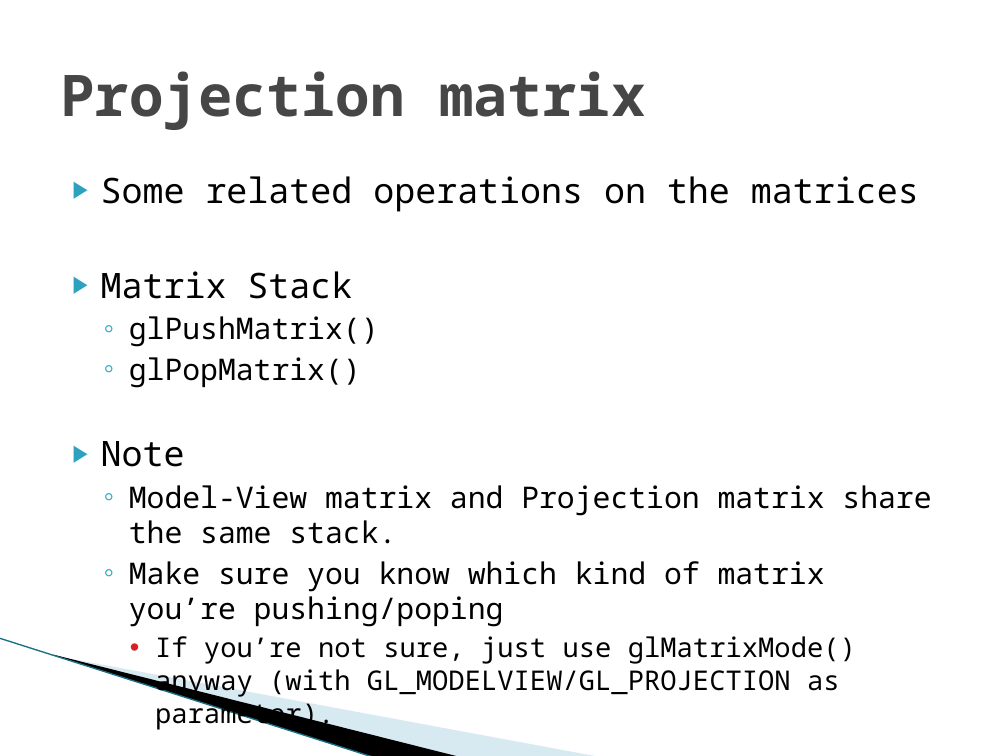
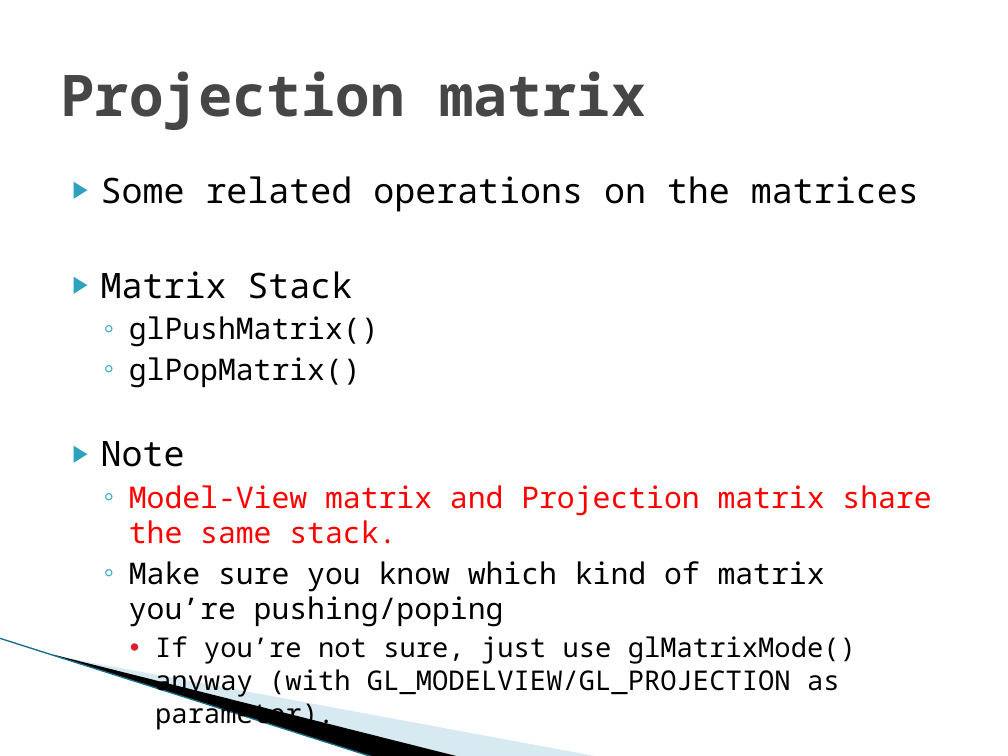
Before and after one commit to Soledad89/OpenGLTHU, a slide deck: slide 14 of Exercies02/Exercise02.pptx. Drawn at 1008x756 pixels with LibreOffice and Linux fonts; fonts in the diff are those of the drawing; background and template pictures are left out. Boxes give left, top, right and bottom in pixels: in the first picture for what was removed or moved away, otherwise in the second. Text is boxed around its words. In the diff, an @@ line names an element or a change of style, - is before the commit and + after.

```diff
--- a/Exercies02/Exercise02.pptx
+++ b/Exercies02/Exercise02.pptx
@@ text at [129, 485, 931, 544]: text colour #000000 to #FF0000 in "Model-View matrix and Projection matrix share the ..." @@
```
Also in this commit, not shown: 1 other slide changed, 3 other files.
